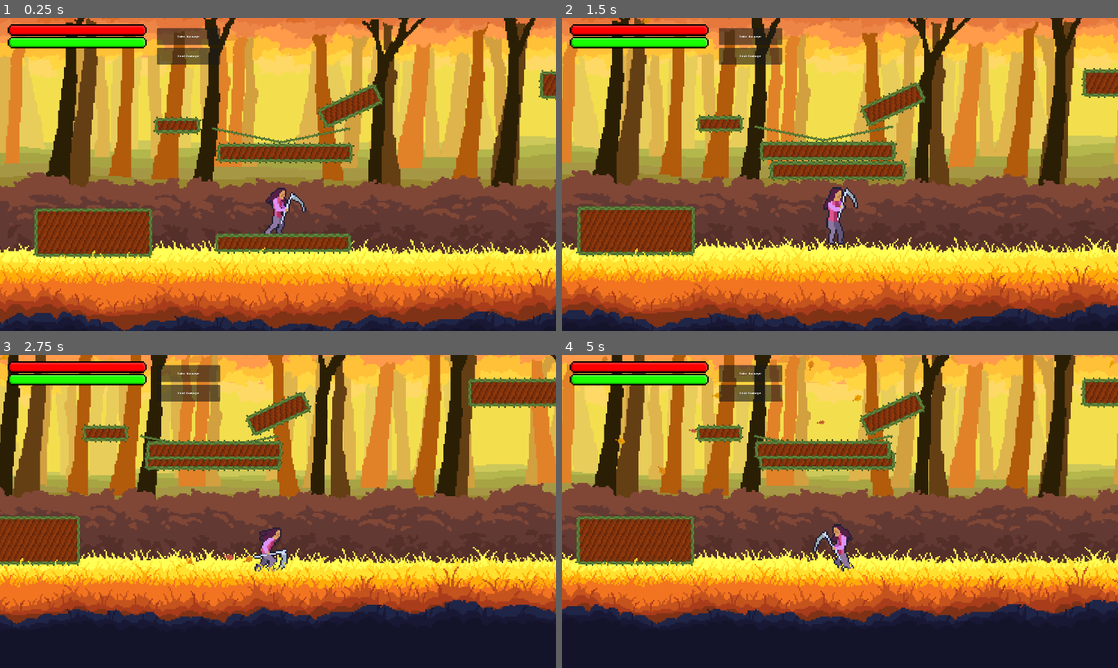
Above: before the commit, frames 1-4 (two rows, left to right).
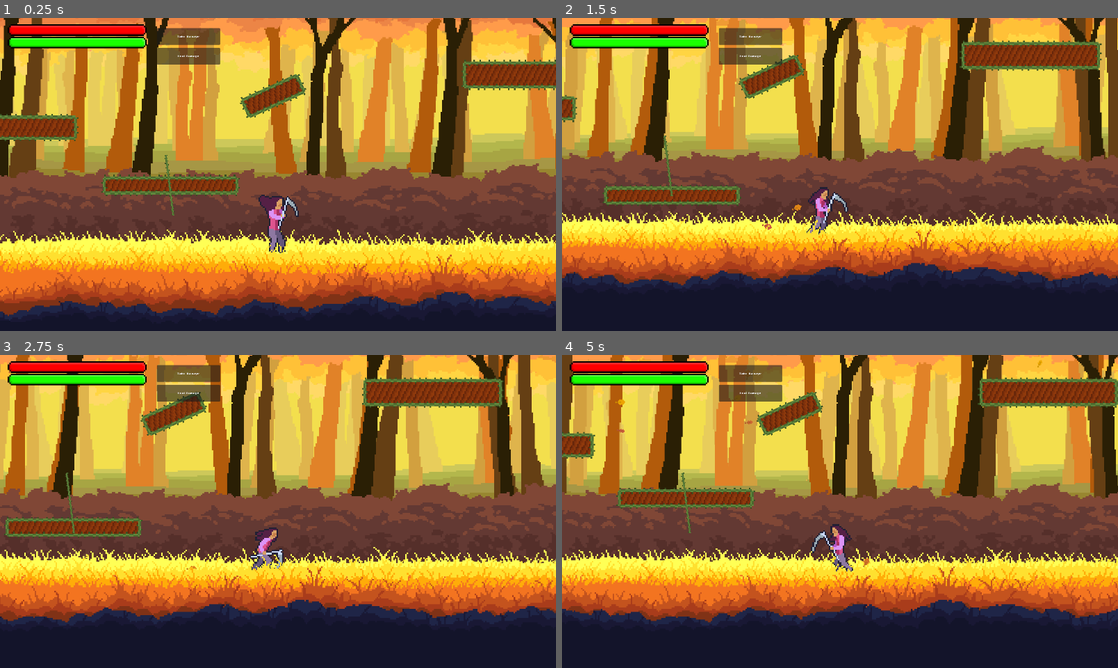
Above: after the commit, the same moments.

Repository: LordRevan36/software_development_platformer
Game: Godot game, scene res://Levels/Forest/platform_test.tscn
Same seed, same stepped clock (60 frames per second), same inputs: the game is played once before the commit and once after it. This scene is started directly instead of the project's main scene.
Inputs (mouse positions are in pixels of both pictures, inside the frame that each line leads up to):
- Up to frame 1 (0.25 s): no input
- Up to frame 2 (1.5 s): tap Enter at 0.5 s; move the mouse to (962, 158) at 0.52 s; hold D (Right) 0.53-1.25 s; tap K (Attack) at 0.6 s; click (962, 158) at 0.67 s; drag from (728, 190) to (812, 237) at 1.27 s
- Up to frame 3 (2.75 s): move the mouse to (333, 442) at 2.02 s; hold D (Right) from 2.03 s (still down); tap K (Attack) at 2.1 s
- Up to frame 4 (5 s): release D (Right) at 2.75 s; drag from (812, 574) to (673, 464) at 2.77 s; move the mouse to (1006, 558) at 3.52 s; hold A (Left) 3.53-4.25 s; tap K (Attack) at 3.6 s; drag from (673, 464) to (756, 433) at 4.27 s

The runs differ from the first frame. In frame 1, 72% of the frame differs, in the area x 0-100%, y 0-100%; in frame 2, 85%; in frame 3, 52%; in frame 4, 53%.

Commit message:
moving pok,atornfs
they wokre poretty wekll. still a feew quirkss but tehrsats ok!

Diff:
--- a/software-development-platformer/Levels/Forest/platform_test.tscn
+++ b/software-development-platformer/Levels/Forest/platform_test.tscn
@@ -2,7 +2,7 @@
 
 [ext_resource type="PackedScene" uid="uid://0innvfg1noyr" path="res://Levels/Forest/main.tscn" id="1_8aig8"]
 [ext_resource type="PackedScene" uid="uid://bgnpnvakyrgs0" path="res://Props/Platform/fall_platform.tscn" id="2_tyk8v"]
-[ext_resource type="PackedScene" uid="uid://b3jxwclvxcfot" path="res://Props/Platform/swing.tscn" id="3_t2qmn"]
+[ext_resource type="PackedScene" uid="uid://b3jxwclvxcfot" path="res://Props/Platform/move_platform.tscn" id="3_t2qmn"]
 
 [sub_resource type="RectangleShape2D" id="RectangleShape2D_t2qmn"]
 resource_local_to_scene = true
@@ -22,7 +22,7 @@
 
 [sub_resource type="RectangleShape2D" id="RectangleShape2D_vuc8t"]
 resource_local_to_scene = true
-size = Vector2(320, 136)
+size = Vector2(240, 72)
 
 [sub_resource type="RectangleShape2D" id="RectangleShape2D_4n83i"]
 resource_local_to_scene = true
@@ -32,13 +32,13 @@
 resource_local_to_scene = true
 size = Vector2(160, 56)
 
-[sub_resource type="RectangleShape2D" id="RectangleShape2D_78s2b"]
-resource_local_to_scene = true
-size = Vector2(368, 56)
-
 [node name="Main" unique_id=732509840 instance=ExtResource("1_8aig8")]
 
+[node name="Canopy" parent="Parallax <100/Parallax70/Repeating" parent_id_path=PackedInt32Array(1464710429) index="1" unique_id=1325764796]
+position = Vector2(-237.07959, -434.97418)
+
 [node name="FallPlatform" parent="Parallax <100" parent_id_path=PackedInt32Array(1351633235) index="8" unique_id=885156819 instance=ExtResource("2_tyk8v")]
+position = Vector2(-1585, -42)
 reset_timer_length = 3.0
 
 [node name="Platform" parent="Parallax <100/FallPlatform" index="0" unique_id=1136379276]
@@ -53,10 +53,14 @@
 [node name="RectangleOutline" parent="Parallax <100/FallPlatform/Platform" index="2" unique_id=1082408081]
 shape = SubResource("RectangleShape2D_t2qmn")
 
+[node name="Player" parent="." index="1" unique_id=688072394]
+position = Vector2(188, -150)
+
 [node name="RectangleOutline" parent="Platforms/Platform" parent_id_path=PackedInt32Array(1326313302) index="2" unique_id=1082408081]
 shape = SubResource("RectangleShape2D_wa5j0")
 
 [node name="Platform2" parent="Platforms" parent_id_path=PackedInt32Array(2139959054) index="1" unique_id=73062743]
+position = Vector2(-954, -165)
 size_vector = Vector2(128, 48)
 
 [node name="CollisionPolygon2D" parent="Platforms/Platform2" index="0" unique_id=581306703]
@@ -81,18 +85,23 @@
 shape = SubResource("RectangleShape2D_xt5ae")
 
 [node name="Platform4" parent="Platforms" parent_id_path=PackedInt32Array(2139959054) index="3" unique_id=780874561]
-size_vector = Vector2(320, 136)
+position = Vector2(-493, -20)
+size_vector = Vector2(240, 72)
 
 [node name="CollisionPolygon2D" parent="Platforms/Platform4" index="0" unique_id=581306703]
-polygon = PackedVector2Array(-160, -68, 160, -68, 160, 68, -160, 68)
+polygon = PackedVector2Array(-80, -28, 160, -28, 160, 44, -80, 44)
 
 [node name="Polygon2D" parent="Platforms/Platform4" index="1" unique_id=1861125354]
-polygon = PackedVector2Array(-152, -60, 152, -60, 152, 60, -152, 60)
+polygon = PackedVector2Array(-72, -20, 152, -20, 152, 36, -72, 36)
 
 [node name="RectangleOutline" parent="Platforms/Platform4" index="2" unique_id=1082408081]
+position = Vector2(40, 8)
 shape = SubResource("RectangleShape2D_vuc8t")
 
-[node name="Platform" parent="Platforms/FallPlatform" parent_id_path=PackedInt32Array(885156819) index="0" unique_id=1136379276]
+[node name="FallPlatform" parent="Platforms" parent_id_path=PackedInt32Array(2139959054) index="4" unique_id=885156819]
+position = Vector2(-1092, 91)
+
+[node name="Platform" parent="Platforms/FallPlatform" index="0" unique_id=1136379276]
 size_vector = Vector2(200, 56)
 
 [node name="CollisionPolygon2D" parent="Platforms/FallPlatform/Platform" index="0" unique_id=581306703]
@@ -116,23 +125,17 @@
 [node name="RectangleOutline" parent="Platforms/FallPlatform2/Platform" index="2" unique_id=1082408081]
 shape = SubResource("RectangleShape2D_dlp0c")
 
-[node name="Swing" parent="Platforms" parent_id_path=PackedInt32Array(2139959054) index="6" unique_id=1362813319 instance=ExtResource("3_t2qmn")]
+[node name="MovePlatform" parent="Platforms" parent_id_path=PackedInt32Array(2139959054) index="6" unique_id=1362813319 instance=ExtResource("3_t2qmn")]
+position = Vector2(-91, 141)
 move_speed = 2.0
-x_range = 50.0
-y_range = 0.0
-toggleAnimation = false
+y_range = 80.0
+ease_type = 2
 
-[node name="LeftRope" parent="Platforms/Swing/Ropes" parent_id_path=PackedInt32Array(1362813319, 1356544557) index="0" unique_id=399989842]
-points = PackedVector2Array(0, 0, -184, -36.907604)
-
-[node name="RightRope" parent="Platforms/Swing/Ropes" parent_id_path=PackedInt32Array(1362813319, 1356544557) index="1" unique_id=1013934514]
-points = PackedVector2Array(0, 0, 184, -36.907604)
-
-[node name="RectangleOutline" parent="Platforms/Swing/Platform" parent_id_path=PackedInt32Array(1362813319, 1136379276) index="2" unique_id=1082408081]
-shape = SubResource("RectangleShape2D_78s2b")
-
-[node name="AnimationPlayer" parent="Platforms/Swing" index="2" unique_id=705646605]
-autoplay = &""
+[node name="MovePlatform2" parent="Platforms" parent_id_path=PackedInt32Array(2139959054) index="7" unique_id=166245058 instance=ExtResource("3_t2qmn")]
+position = Vector2(-2552, -6)
+move_speed = 4.0
+x_range = 500.0
+ease_type = 6
 
 [editable path="Parallax <100/FallPlatform"]
 [editable path="Parallax <100/FallPlatform/Platform"]
@@ -144,6 +147,4 @@
 [editable path="Platforms/FallPlatform/Platform"]
 [editable path="Platforms/FallPlatform2"]
 [editable path="Platforms/FallPlatform2/Platform"]
-[editable path="Platforms/Swing"]
-[editable path="Platforms/Swing/Platform"]
 [editable path="LevelExit"]
--- a/software-development-platformer/Props/Platform/swing.gd
+++ b/software-development-platformer/Props/Platform/move_platform.gd
@@ -1,8 +1,8 @@
 @tool
 extends Node2D
+class_name move_platform
 
-@onready var left_rope = $Ropes/LeftRope
-@onready var right_rope = $Ropes/RightRope
+@onready var path = $Path
 @onready var child_platform = $Platform
 @onready var collision_polygon_2d: CollisionPolygon2D = $Platform/CollisionPolygon2D
 @onready var polygon_2d: Polygon2D = $Platform/Polygon2D
@@ -10,7 +10,7 @@
 @export var move_speed : float = 2.0
 @export var x_range : float = 20.0
 @export var y_range : float = 0.0
-@export var currently_active : bool = true
+@export var ease_type = Tween.TRANS_LINEAR #0 > Linear, 1 > Sine, 2 > Quintic, 3 > Quartic, 4 > Quadratic, 5 > Exponential, and so on.
 
 @export var ropeTexture : Texture
 
@@ -19,8 +19,6 @@
 @export var updateAnimation: bool = false
 @export var toggleAnimation: bool = false
 
-var animation_player: AnimationPlayer
-var animation: Animation
 
 var tween = create_tween()
 
@@ -31,11 +29,6 @@
 var testing
 # Called when the node enters the scene tree for the first time.
 func _ready() -> void:
-	position = Vector2(0,0)
-	animation_player = $AnimationPlayer
-	#animation_player.get_animation_library("").duplicate()
-	animation = animation_player.get_animation("swing") #Makes animation library unique to this scene, to change properties through code.
-
 
 	_update_lines()
 	_update_plat_position()
@@ -43,13 +36,10 @@
 
 # Called every frame. 'delta' is the elapsed time since the previous frame.
 func _process(delta: float) -> void:
-	if !Engine.is_editor_hint():
-		print("Child position: " + str(child_platform.position))
 
 	if Engine.is_editor_hint():
 		if centerNode or updateAnimation or updateLines or toggleAnimation:
 			print("child platform position: ", child_platform.position.x, " , ", child_platform.position.y)
-			print("swing position: ", " , ", position.x, position.y)
 		if centerNode:
 			_update_plat_position()
 		if updateAnimation:
@@ -59,10 +49,7 @@
 		if toggleAnimation:
 			_toggle_animation()
 
-	else:
-		collision_polygon_2d.polygon = polygon_2d.polygon
-		if currently_active:
-			pass
+
 			#_update_rotation(delta)
 		#_save_velocity(delta)
 
@@ -70,64 +57,50 @@
 
 
 func _update_plat_position() -> void:
-	pass
+	child_platform.position = Vector2.ZERO
+	centerNode = false
 	#if Engine.is_editor_hint():
 		#print("Updating plat position")
 		#child_platform._center_node()
 		#child_platform.position = Vector2(0, radius)
 
 
-func _update_lines() -> void:
-	#print("Updating lines")
-	#var half_plat_size : Vector2 = child_platform.size_vector / 2
+func _update_lines() -> void: #Puts the lines of the platform to the path of movement.
+	var half_plat_size : Vector2 = child_platform.size_vector / 2
+
 	#child_platform._center_node()
 	#
-	#left_rope.position = Vector2.ZERO
-	#left_rope.points = PackedVector2Array()
-	#left_rope.add_point(Vector2.ZERO)
+	path.position = Vector2.ZERO
+	path.points = PackedVector2Array()
 	##var left_end : Vector2 = child_platform.position + Vector2(-half_plat_size.x, -half_plat_size.y)
-	#var left_end : Vector2 = Vector2(0, radius) + Vector2(-half_plat_size.x, -half_plat_size.y)
-	#left_rope.add_point(left_end)
-	#
-	#right_rope.position = Vector2.ZERO
-	#right_rope.points = PackedVector2Array()
-	#right_rope.add_point(Vector2.ZERO)
-	#var right_end : Vector2 = Vector2(0, radius) + Vector2(half_plat_size.x, -half_plat_size.y)
-	#right_rope.add_point(right_end)
-
-	left_rope.texture = ropeTexture
-	right_rope.texture = ropeTexture
+	var start_pos : Vector2 = Vector2(-x_range, -y_range)
+	path.add_point(start_pos)
+	print(start_pos)
+	var end_pos : Vector2 = Vector2(x_range, y_range)
+	print(end_pos)
+	path.add_point(end_pos)
+	for point in path.get_point_count():
+		print(path.get_point_position(point))
 
 	updateLines = false
 
 func _setup_animation() -> void:
 	tween.stop()
+	if tween:
+		tween.kill()
+	tween = create_tween()
+	tween.set_trans(ease_type)
 	tween.tween_property(child_platform, "position", Vector2(x_range,y_range), move_speed)
 	tween.tween_property(child_platform, "position", Vector2(-x_range,-y_range), move_speed)
 	tween.set_loops()
+
 	tween.play()
 	updateAnimation = false
 
 func _toggle_animation() -> void:
 	toggleAnimation = false
 	if tween.is_running():
-		tween.pause()
+		tween.kill()
+		centerNode = true
 	else:
-		tween.play()
-
-#func _save_velocity(delta: float) -> void:
-	#var current_global_pos = child_platform.global_position
-	#current_velocity = (current_global_pos - _last_platform_global_pos) / delta
-	#_last_platform_global_pos = current_global_pos
-	#child_platform.constant_linear_velocity = current_velocity
-#
-#func _get_velocity() -> Vector2:
-	#return current_velocity
-
-#func _update_rotation(delta : float):
-	#time_passed += delta
-	#var sine_wave =  sin(time_passed * swing_speed + phase_offset)
-	#var current_angle = sine_wave * deg_to_rad(max_angle_degrees)
-	#rotation = current_angle
-	#child_platform.position = Vector2(0, radius)
-	#child_platform.rotation = 0
+		updateAnimation = true
--- /dev/null
+++ b/software-development-platformer/Props/Platform/move_platform.tscn
@@ -0,0 +1,21 @@
+[gd_scene format=3 uid="uid://b3jxwclvxcfot"]
+
+[ext_resource type="Script" uid="uid://dt6815uwd288l" path="res://Props/Platform/move_platform.gd" id="1_mbygn"]
+[ext_resource type="PackedScene" uid="uid://c6lcnacw8vw5s" path="res://Props/Platform/platform.tscn" id="1_tap6b"]
+[ext_resource type="Texture2D" uid="uid://d2u8ombnylxop" path="res://Assets/testPlatformBorder.png" id="2_14nk7"]
+
+[node name="MovePlatform" type="Node2D" unique_id=1362813319 groups=["Swing"]]
+script = ExtResource("1_mbygn")
+move_speed = 1.0
+x_range = 10.0
+ease_type = 1
+ropeTexture = ExtResource("2_14nk7")
+
+[node name="Platform" parent="." unique_id=1136379276 instance=ExtResource("1_tap6b")]
+position = Vector2(2.5429177, 0)
+
+[node name="Path" type="Line2D" parent="." unique_id=399989842]
+texture_repeat = 2
+points = PackedVector2Array(-184, -28, -164, -8)
+texture = ExtResource("2_14nk7")
+texture_mode = 1
--- a/software-development-platformer/Props/Platform/platforms.gd
+++ b/software-development-platformer/Props/Platform/platforms.gd
@@ -20,6 +20,11 @@
 					child.child_platform.centerRectangle = true
 				await get_tree().create_timer(0.5).timeout
 				child.centerNode = true
+			elif child is move_platform:
+				if child.child_platform._is_rectangle_edit_mode():
+					child.child_platform.centerRectangle = true
+				await get_tree().create_timer(0.5).timeout
+				child.centerNode = true
 		center_kids = false
 
 # Called every frame. 'delta' is the elapsed time since the previous frame.
--- a/software-development-platformer/Props/Platform/swing.tscn
+++ /dev/null
@@ -1,144 +0,0 @@
-[gd_scene format=3 uid="uid://b3jxwclvxcfot"]
-
-[ext_resource type="Script" uid="uid://dt6815uwd288l" path="res://Props/Platform/swing.gd" id="1_mbygn"]
-[ext_resource type="PackedScene" uid="uid://c6lcnacw8vw5s" path="res://Props/Platform/platform.tscn" id="1_tap6b"]
-[ext_resource type="Texture2D" uid="uid://d2u8ombnylxop" path="res://Assets/testPlatformBorder.png" id="2_14nk7"]
-
-[sub_resource type="Animation" id="Animation_x64us"]
-length = 0.001
-tracks/0/type = "value"
-tracks/0/imported = false
-tracks/0/enabled = true
-tracks/0/path = NodePath("Platform:position:x")
-tracks/0/interp = 1
-tracks/0/loop_wrap = true
-tracks/0/keys = {
-"times": PackedFloat32Array(0),
-"transitions": PackedFloat32Array(1),
-"update": 0,
-"values": [0.0]
-}
-tracks/1/type = "value"
-tracks/1/imported = false
-tracks/1/enabled = true
-tracks/1/path = NodePath("Platform:position:y")
-tracks/1/interp = 1
-tracks/1/loop_wrap = true
-tracks/1/keys = {
-"times": PackedFloat32Array(0),
-"transitions": PackedFloat32Array(1),
-"update": 0,
-"values": [300.0]
-}
-tracks/2/type = "value"
-tracks/2/imported = false
-tracks/2/enabled = true
-tracks/2/path = NodePath("Ropes:rotation")
-tracks/2/interp = 1
-tracks/2/loop_wrap = true
-tracks/2/keys = {
-"times": PackedFloat32Array(0),
-"transitions": PackedFloat32Array(1),
-"update": 0,
-"values": [0.0]
-}
-tracks/3/type = "value"
-tracks/3/imported = false
-tracks/3/enabled = true
-tracks/3/path = NodePath("Platform:rotation")
-tracks/3/interp = 1
-tracks/3/loop_wrap = true
-tracks/3/keys = {
-"times": PackedFloat32Array(0),
-"transitions": PackedFloat32Array(1),
-"update": 0,
-"values": [0.0]
-}
-
-[sub_resource type="Animation" id="Animation_14nk7"]
-resource_name = "swing"
-length = 2.0
-loop_mode = 2
-tracks/0/type = "value"
-tracks/0/imported = false
-tracks/0/enabled = false
-tracks/0/path = NodePath("Ropes:rotation")
-tracks/0/interp = 1
-tracks/0/loop_wrap = true
-tracks/0/keys = {
-"times": PackedFloat32Array(0, 2),
-"transitions": PackedFloat32Array(-2, -2),
-"update": 0,
-"values": [-30.0, 30.0]
-}
-tracks/1/type = "value"
-tracks/1/imported = false
-tracks/1/enabled = true
-tracks/1/path = NodePath("Platform:position:x")
-tracks/1/interp = 1
-tracks/1/loop_wrap = true
-tracks/1/keys = {
-"times": PackedFloat32Array(0, 2),
-"transitions": PackedFloat32Array(-2, -2),
-"update": 0,
-"values": [-100.0, 100.0]
-}
-tracks/2/type = "value"
-tracks/2/imported = false
-tracks/2/enabled = true
-tracks/2/path = NodePath("Platform:position:y")
-tracks/2/interp = 1
-tracks/2/loop_wrap = true
-tracks/2/keys = {
-"times": PackedFloat32Array(0, 2),
-"transitions": PackedFloat32Array(-2, -2),
-"update": 0,
-"values": [-20.0, 20.0]
-}
-tracks/3/type = "value"
-tracks/3/imported = false
-tracks/3/enabled = false
-tracks/3/path = NodePath("Platform:rotation")
-tracks/3/interp = 1
-tracks/3/loop_wrap = true
-tracks/3/keys = {
-"times": PackedFloat32Array(0, 2),
-"transitions": PackedFloat32Array(-2, 1),
-"update": 0,
-"values": [-0.5235987755982988, 0.5235987755982988]
-}
-
-[sub_resource type="AnimationLibrary" id="AnimationLibrary_x64us"]
-_data = {
-&"RESET": SubResource("Animation_x64us"),
-&"swing": SubResource("Animation_14nk7")
-}
-
-[node name="Swing" type="Node2D" unique_id=1362813319 groups=["Swing"]]
-script = ExtResource("1_mbygn")
-move_speed = null
-y_range = 20.0
-ropeTexture = ExtResource("2_14nk7")
-toggleAnimation = null
-
-[node name="Ropes" type="Node2D" parent="." unique_id=1356544557]
-
-[node name="LeftRope" type="Line2D" parent="Ropes" unique_id=399989842]
-texture_repeat = 2
-points = PackedVector2Array(0, 0, -184, 272)
-texture = ExtResource("2_14nk7")
-texture_mode = 1
-
-[node name="RightRope" type="Line2D" parent="Ropes" unique_id=1013934514]
-texture_repeat = 2
-points = PackedVector2Array(0, 0, 184, 272)
-texture = ExtResource("2_14nk7")
-texture_mode = 1
-
-[node name="Platform" parent="." unique_id=1136379276 instance=ExtResource("1_tap6b")]
-position = Vector2(0, 300)
-
-[node name="AnimationPlayer" type="AnimationPlayer" parent="." unique_id=705646605]
-root_motion_local = true
-libraries/ = SubResource("AnimationLibrary_x64us")
-autoplay = &"swing"
Renamed: software-development-platformer/Props/Platform/swing.gd.uid -> software-development-platformer/Props/Platform/move_platform.gd.uid
